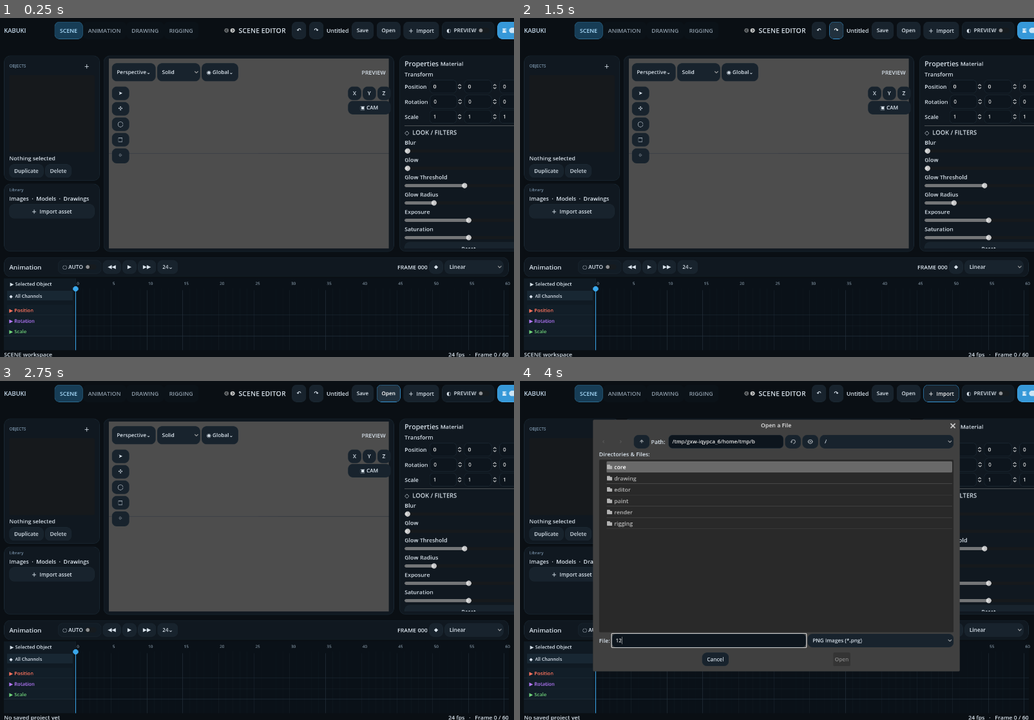
Above: before the commit, frames 1-4 (two rows, left to right).
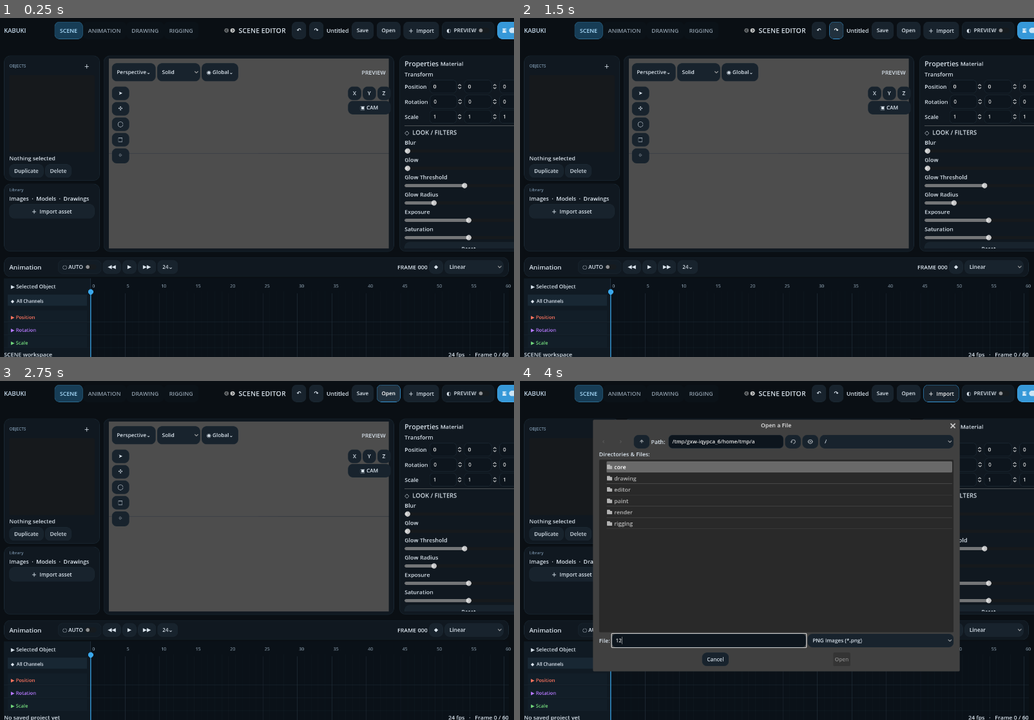
Above: after the commit, the same moments.

Repository: Onnevan/Kabuki
Game: Godot game, scene res://editor/main.tscn
The game is run twice, just before and just after one commit, with the same random seed, the same clock (stepped at 60 frames per second) and the same inputs.
Inputs (mouse positions are in pixels of both pictures, inside the frame that each line leads up to):
- Up to frame 1 (0.25 s): no input
- Up to frame 2 (1.5 s): click "↶" at 0.5 s; click "↷" at 1.25 s
- Up to frame 3 (2.75 s): click "Open" at 2 s
- Up to frame 4 (4 s): click "＋ Import" at 2.75 s; click (710, 642) at 3.52 s; type "12" at 3.6 s

The runs differ from the first frame. In frame 1, 0.8% of the frame differs, in the area x 1-100%, y 76-100%; in frame 2, 0.8%; in frame 3, 0.8%; in frame 4, 0.6%.

Commit message:
Make timeline match the reference scale and density

Diff:
--- a/editor/frame_timeline.gd
+++ b/editor/frame_timeline.gd
@@ -19,15 +19,15 @@
 signal key_selected(path: String, frame: int, interpolation: String)
 signal key_deselected
 signal frame_requested(frame: int)
-const LANE_X := 190.0
-const HEADER_H := 32.0
-const SUMMARY_Y := 49.0
+const LANE_X := 230.0
+const HEADER_H := 40.0
+const SUMMARY_Y := 61.0
 const CHANNELS: Array[String] = ["transform.position","transform.rotation","transform.scale"]
 const LABELS: Array[String] = ["Position","Rotation","Scale"]
 const COLORS: Array[Color] = [Color("#ff745f"),Color("#b779ff"),Color("#71d67b")]
 
 func _ready()->void:
-	custom_minimum_size=Vector2(0,170)
+	custom_minimum_size=Vector2(0,220)
 	mouse_filter=Control.MOUSE_FILTER_PASS
 
 func set_frame(f:int)->void: current_frame=f;queue_redraw()
@@ -58,10 +58,10 @@
 	return ProjectStore.get_keys(object_id,path)
 
 func _row_y(index:int)->float:
-	var y:=HEADER_H+58.0
+	var y:=HEADER_H+68.0
 	for i in range(index):
-		y+=28.0
-		if expanded[i]: y+=58.0
+		y+=34.0
+		if expanded[i]: y+=72.0
 	return y
 
 func _draw()->void:
@@ -74,18 +74,18 @@
 		var x:=LANE_X+float(f)*step
 		var major:=f%5==0
 		draw_line(Vector2(x,HEADER_H if major else HEADER_H-5),Vector2(x,size.y),Color("#31414F",0.46 if major else 0.12),1)
-		if major: draw_string(get_theme_default_font(),Vector2(x+3,18),str(f),HORIZONTAL_ALIGNMENT_LEFT,-1,11,Color("#778896"))
-	draw_string(get_theme_default_font(),Vector2(16,20),("▼ " if expanded.has(true) else "▶ ")+"Selected Object",HORIZONTAL_ALIGNMENT_LEFT,-1,13,Color("#D5E0E9"))
-	draw_rect(Rect2(8,SUMMARY_Y-16,LANE_X-16,26),Color("#182733"))
-	draw_string(get_theme_default_font(),Vector2(14,SUMMARY_Y+3),"◆  All Channels",HORIZONTAL_ALIGNMENT_LEFT,-1,12,Color("#dbe4ef"))
+		if major: draw_string(get_theme_default_font(),Vector2(x+4,25),str(f),HORIZONTAL_ALIGNMENT_LEFT,-1,12,Color("#778896"))
+	draw_string(get_theme_default_font(),Vector2(18,27),("▼ " if expanded.has(true) else "▶ ")+"Selected Object",HORIZONTAL_ALIGNMENT_LEFT,-1,14,Color("#D5E0E9"))
+	draw_rect(Rect2(10,SUMMARY_Y-18,LANE_X-20,30),Color("#182733"))
+	draw_string(get_theme_default_font(),Vector2(18,SUMMARY_Y+4),"◆  All Channels",HORIZONTAL_ALIGNMENT_LEFT,-1,12,Color("#dbe4ef"))
 	for gf in ProjectStore.get_object_key_frames(object_id):
 		var gx:=LANE_X+float(gf)*step
 		var gp:=PackedVector2Array([Vector2(gx,SUMMARY_Y-7),Vector2(gx+6,SUMMARY_Y-1),Vector2(gx,SUMMARY_Y+5),Vector2(gx-6,SUMMARY_Y-1)])
 		draw_colored_polygon(gp,Color.WHITE if _is_selected("*",gf) else Color("#8fa8c2"))
 	for row in range(3):
 		var y:=_row_y(row)
-		draw_rect(Rect2(8,y-20,LANE_X-16,27),Color("#121E28"))
-		draw_string(get_theme_default_font(),Vector2(14,y),("▼ " if expanded[row] else "▶ ")+channel_labels[row],HORIZONTAL_ALIGNMENT_LEFT,-1,13,COLORS[row])
+		draw_rect(Rect2(10,y-23,LANE_X-20,31),Color("#121E28"))
+		draw_string(get_theme_default_font(),Vector2(18,y),("▼ " if expanded[row] else "▶ ")+channel_labels[row],HORIZONTAL_ALIGNMENT_LEFT,-1,13,COLORS[row])
 		draw_line(Vector2(0,y+8),Vector2(size.x,y+8),Color("#23323E",0.7),1)
 		for k in _keys(channel_paths[row]):
 			var kf:=int(k.frame)
